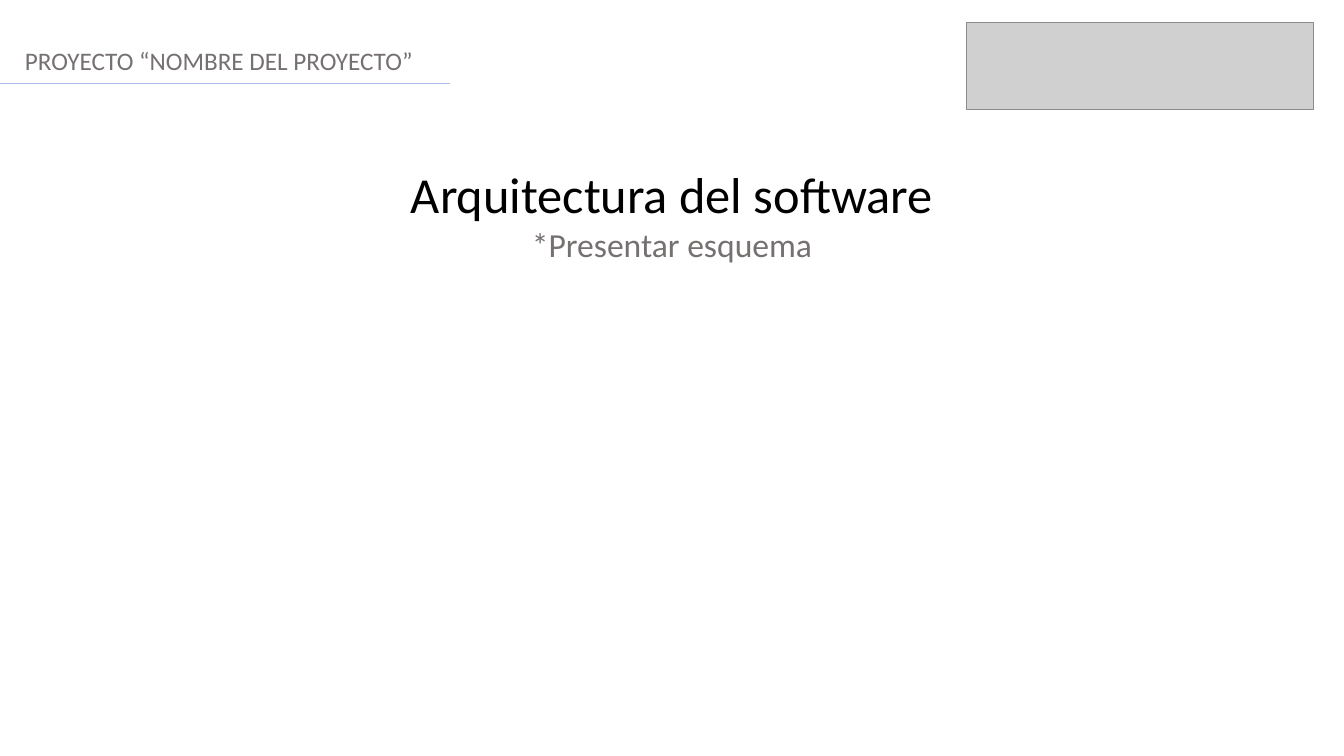
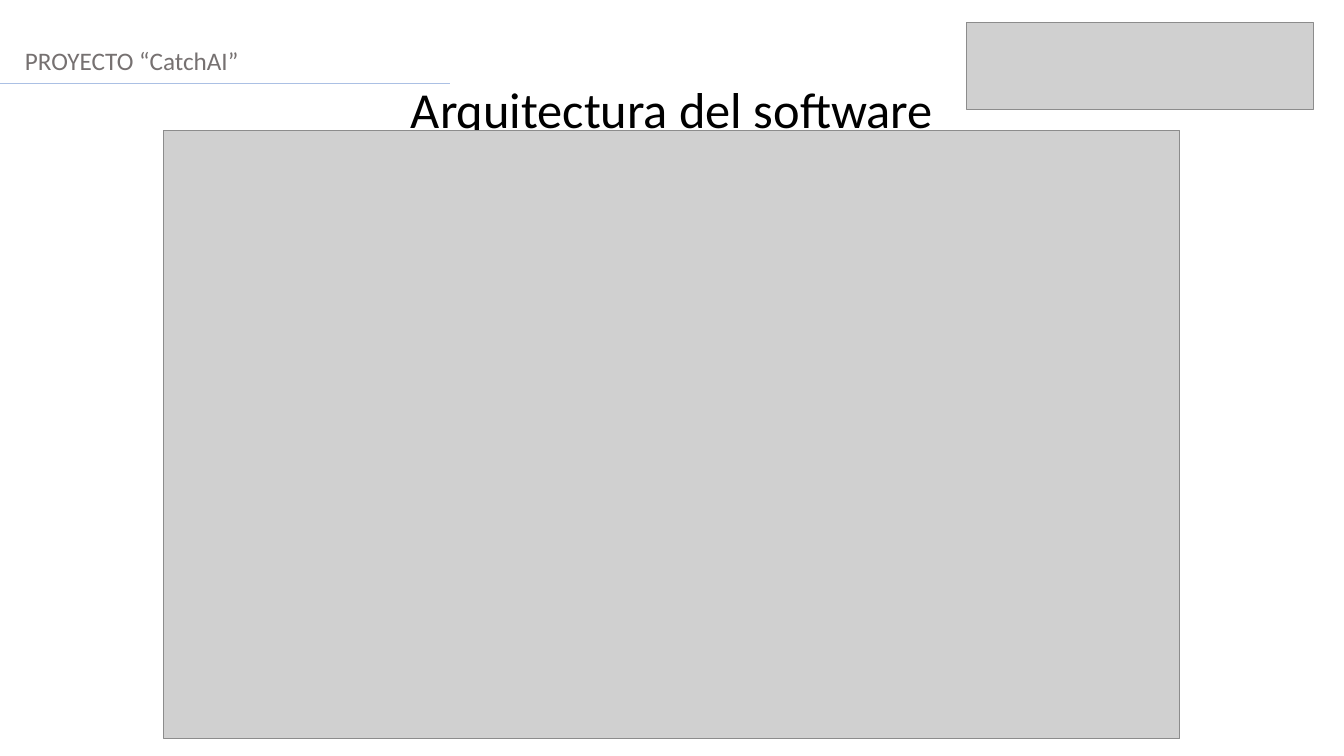
Before and after one commit to eypino/CatchAI, a slide deck: slide 9 of Fase 2/Evidencias Grupales/Formato Presentación final.pptx (slide 8 before the commit). Drawn at 1344x756 pixels with LibreOffice and Linux fonts; fonts in the diff are those of the drawing; grey boxes stand for pictures. Boxes give left, top, right and bottom in pixels: in the first picture for what was removed or moved away, otherwise in the second. Text is boxed around its words. In the diff, an @@ line names an element or a change of style, - is before the commit and + after.

```diff
--- a/Fase 2/Evidencias Grupales/Formato Presentación final.pptx
+++ b/Fase 2/Evidencias Grupales/Formato Presentación final.pptx
@@ text at [25, 52, 238, 70]: text changed @@
-PROYECTO “NOMBRE DEL PROYECTO”
+PROYECTO “CatchAI”
@@ text "Arquitectura del software": place and size @@
-text "Arquitectura del software" at [411, 178, 933, 263]
+text "Arquitectura del software" at [411, 93, 933, 140]
@@ picture added at [164, 130, 1181, 739] @@
@@ text at [532, 233, 812, 263]: paragraph removed @@
-*Presentar esquema
```
Also in this commit, not shown: 10 other slides changed, 3 slides added, 2 slides removed, 1 other file.
